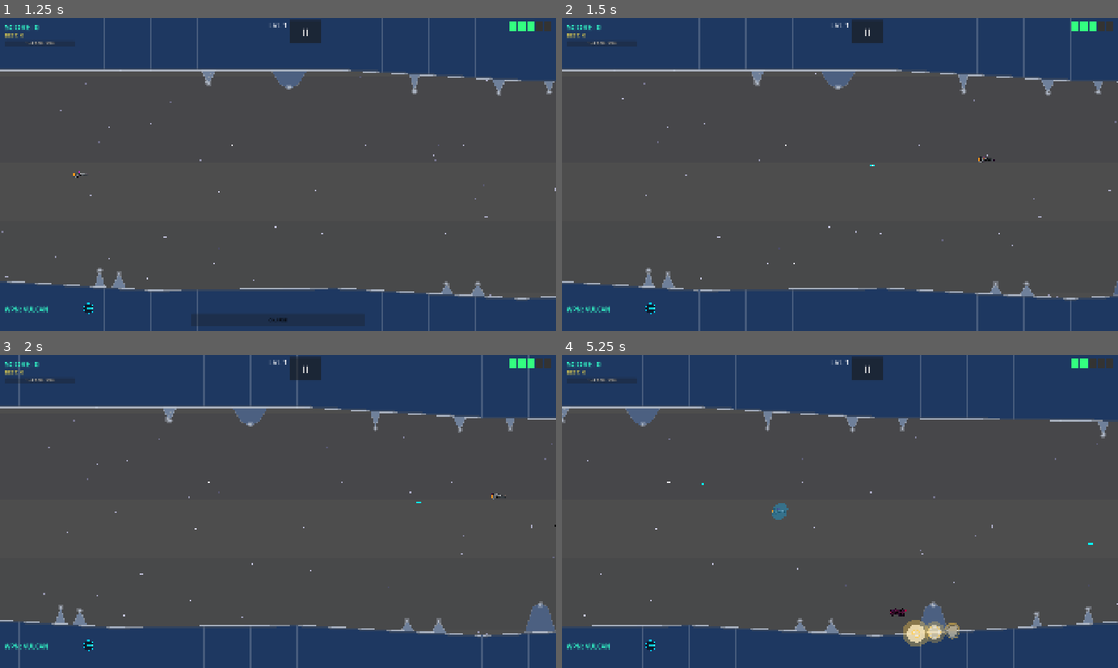
Above: before the commit, frames 1-4 (two rows, left to right).
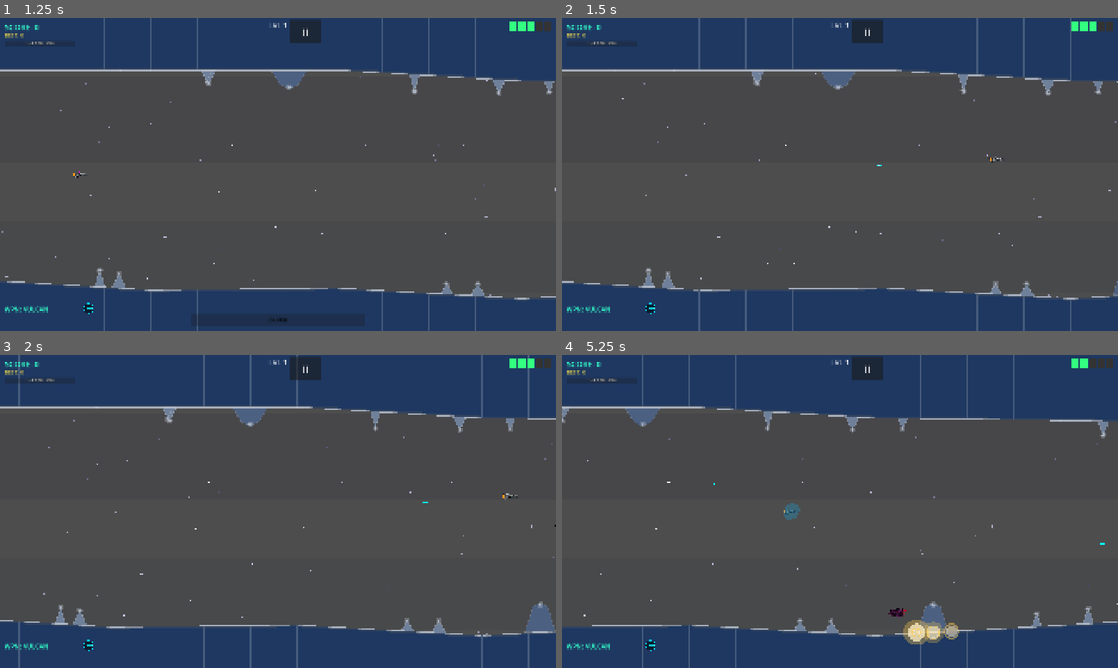
Above: after the commit, the same moments.

Repository: b6-stack/rtype-game
Game: Godot game, scene res://scenes/main_menu/MainMenu.tscn
The game is run twice, just before and just after one commit, with the same random seed, the same clock (stepped at 60 frames per second) and the same inputs.
Inputs (mouse positions are in pixels of both pictures, inside the frame that each line leads up to):
- Up to frame 1 (1.25 s): click "START GAME" at 0.5 s
- Up to frame 2 (1.5 s): tap Enter at 1.25 s; move the mouse to (962, 158) at 1.27 s; hold D (move_right) from 1.28 s (still down); tap Z (charge) at 1.35 s; click (962, 158) at 1.42 s
- Up to frame 3 (2 s): keep holding D (move_right)
- Up to frame 4 (5.25 s): release D (move_right) at 2 s; drag from (728, 527) to (984, 502) at 2.02 s; move the mouse to (895, 442) at 2.77 s; hold D (move_right) 2.78-3.5 s; tap Z (charge) at 2.85, 4.35 s; drag from (812, 574) to (662, 511) at 3.52 s; move the mouse to (1006, 558) at 4.27 s; hold A (move_left) 4.28-5 s; drag from (673, 464) to (928, 621) at 5.02 s

Frame 1 is identical in both runs. In frame 2, less than 0.1% of the frame differs, in the area x 55-80%, y 44-48%; in frame 3, less than 0.1%; in frame 4, 0.5%, in the area x 25-98%, y 40-94%.

Commit message:
Set player position offset to 140px right of touch/mouse

Diff:
--- a/scenes/player/Player.gd
+++ b/scenes/player/Player.gd
@@ -164,9 +164,9 @@
 		_target_pos.x = clamp(_target_pos.x, 60.0, 1840.0)
 		_target_pos.y = clamp(_target_pos.y, corridor_top + SHIP_MARGIN, corridor_bottom - SHIP_MARGIN)
 
-const FINGER_OFFSET := Vector2(100.0, 0.0)
-
-# ── Input handlers ────────────────────────────────────────────
+# ── Input signals ──────────────────────────────────────────────
+
+const FINGER_OFFSET := Vector2(140.0, 0.0)
 
 func _on_move_input(viewport_pos: Vector2) -> void:
 	var target := viewport_pos + FINGER_OFFSET
